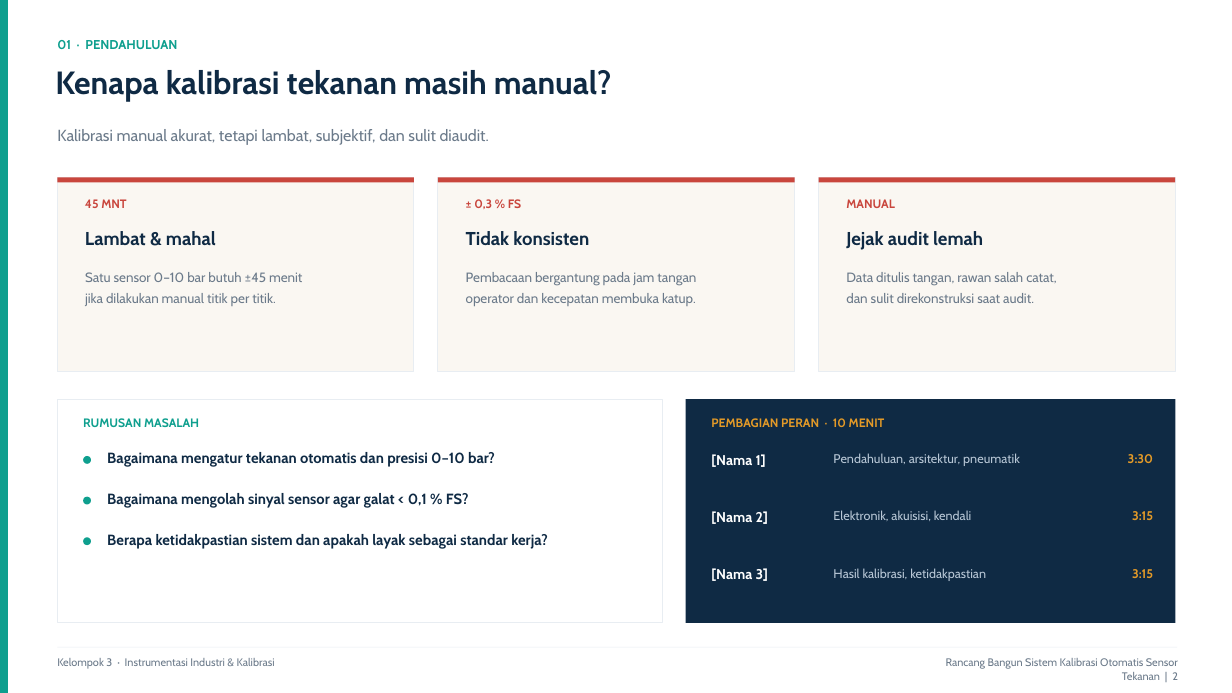
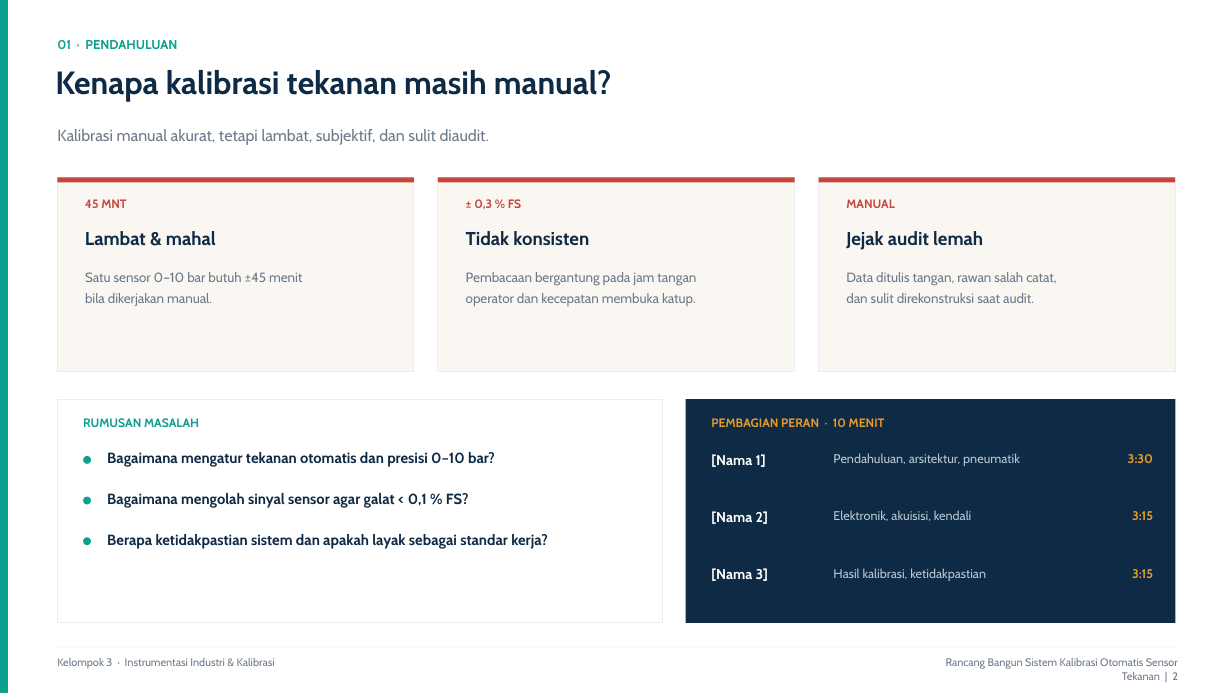
Before and after one commit to arthurisanararia/Tugas2_Metopen, a slide deck: slide 2 of Presentasi_Kalibrasi_Otomatis_Sensor_Tekanan.pptx. Drawn at 1232x693 pixels with LibreOffice and Linux fonts; fonts in the diff are those of the drawing. Boxes give left, top, right and bottom in pixels: in the first picture for what was removed or moved away, otherwise in the second. Text is boxed around its words. In the diff, an @@ line names an element or a change of style, - is before the commit and + after.

```diff
--- a/Presentasi_Kalibrasi_Otomatis_Sensor_Tekanan.pptx
+++ b/Presentasi_Kalibrasi_Otomatis_Sensor_Tekanan.pptx
@@ text at (x1=85, y1=293, x2=212, y2=306): text changed @@
-jika dilakukan manual titik per titik.
+bila dikerjakan manual.
```
Also in this commit, not shown: 5 other slides changed, 17 other files.
